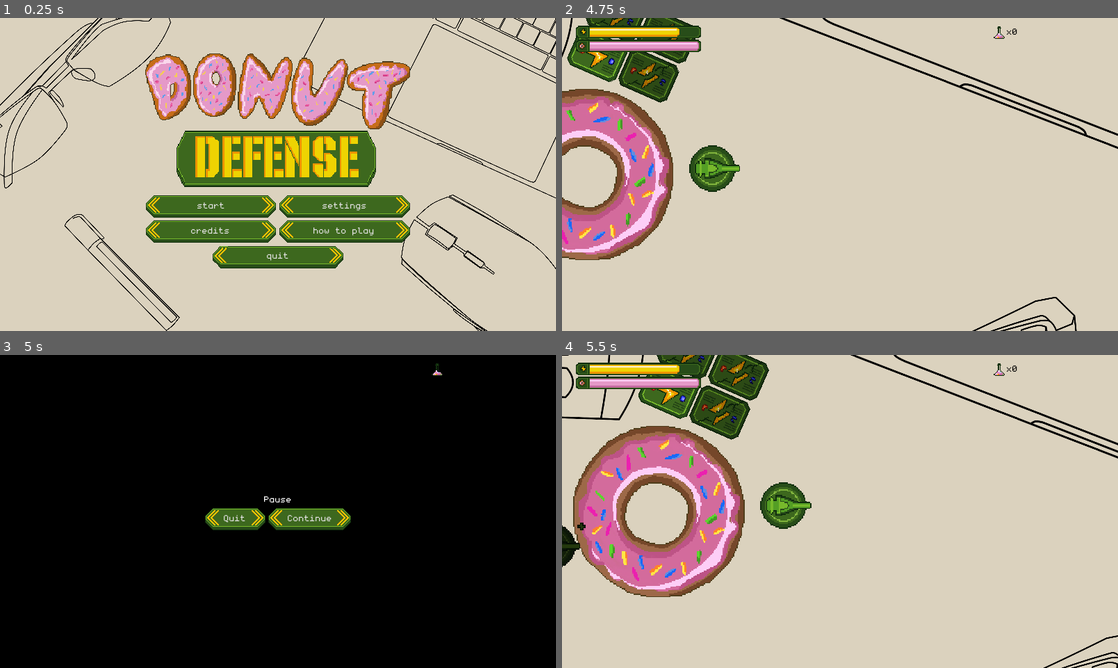
Above: before the commit, frames 1-4 (two rows, left to right).
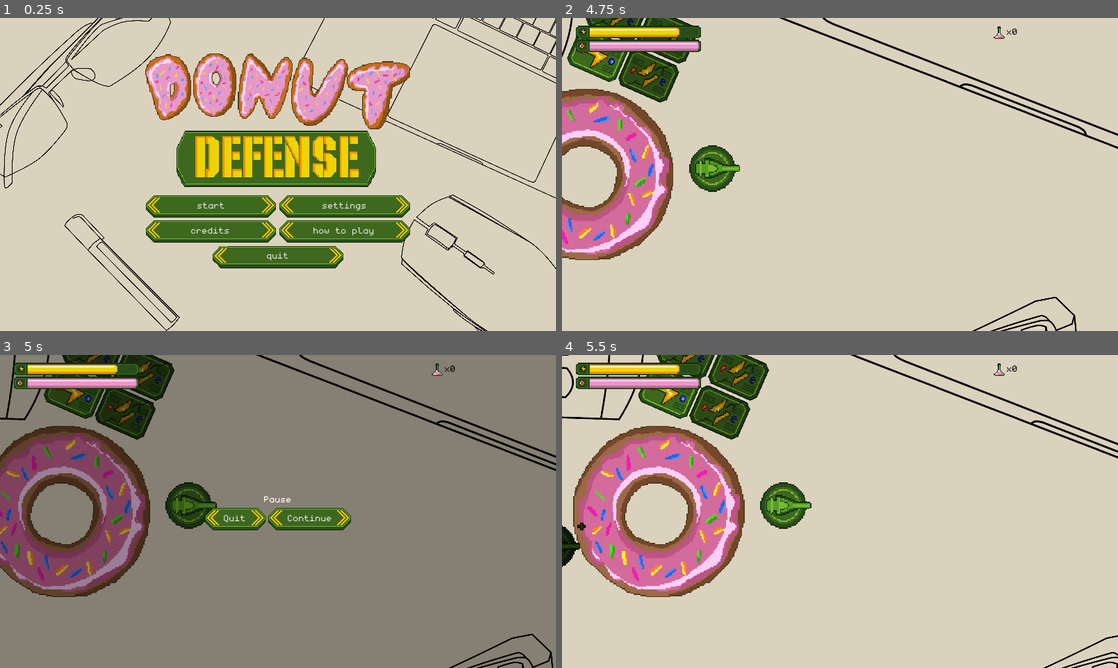
Above: after the commit, the same moments.

Repository: dmitriy-shmilo/gogodot-2021
Game: Godot game, scene res://title_screen/title_screen.tscn
The game is run twice, just before and just after one commit, with the same random seed, the same clock (stepped at 60 frames per second) and the same inputs. The engine's default icon, where the game draws it, is replaced by a stand-in: a white triangle on a blue panel in a dark square. Sound files missing from this copy of the repository are replaced by a short silence.
Inputs (mouse positions are in pixels of both pictures, inside the frame that each line leads up to):
- Up to frame 1 (0.25 s): no input
- Up to frame 2 (4.75 s): click "start" at 0.5 s; tap Enter at 1.25 s; move the mouse to (934, 171) at 1.27 s; hold D (right) 1.28-2.03 s; hold Mouse wheel up (zoom_in) 1.28-2.03 s; click (934, 171) at 1.42 s; move the mouse to (578, 208) at 2.02 s; hold S (down) 2.03-2.78 s; tap Mouse wheel down (zoom_out) at 2.1, 3.6 s; click (578, 208) at 2.17 s; move the mouse to (662, 252) at 2.77 s; hold D (right) 2.78-3.53 s; hold Mouse wheel up (zoom_in) 2.78-3.53 s; click (662, 252) at 2.92 s; move the mouse to (1084, 30) at 3.52 s; hold W (up) 3.53-4.28 s; click (1084, 30) at 3.67 s; move the mouse to (1006, 221) at 4.27 s; hold A (left) from 4.28 s (still down); hold Mouse wheel up (zoom_in) from 4.28 s (still down)
- Up to frame 3 (5 s): keep holding A (left); keep holding Mouse wheel up (zoom_in); tap Escape (system_pause) at 4.9 s
- Up to frame 4 (5.5 s): release A (left) at 5 s; release Mouse wheel up (zoom_in) at 5 s; click "Continue" at 5 s

Frames 1-2 are identical in both runs. In frame 3, 97% of the frame differs, in the area x 0-100%, y 0-100%; in frame 4, nothing differs.

Commit message:
Game soundtrack. Update credits.

Diff:
--- a/src/game_screen/game_screen.gd
+++ b/src/game_screen/game_screen.gd
@@ -1,24 +1,37 @@
 extends Node2D
+
+const SOUNDTRACK_STREAMS = [
+	preload("res://assets/music1.mp3"),
+	preload("res://assets/music2.mp3"),
+	preload("res://assets/music3.mp3")
+]
+const PAUSE_VOLUME_MOD = -15.0
 
 export(int) var current_level_index = 0
 
 onready var _pause_container: ColorRect = $"Gui/CanvasLayer/PauseContainer"
 onready var _camera_body: KinematicBody2D = $"Camera"
 onready var _gui: Gui = $"Gui"
+onready var _soundtrack_player: AudioStreamPlayer = $"SoundtrackPlayer"
 
+var _current_soundtrack = 0
 var _levels = [
 	preload("res://game_screen/levels/level0.tscn"),
 ]
 var _current_level: Level = null
 
 func _ready() -> void:
+	MenuMusic.stop()
 	_load_level(current_level_index)
+	_soundtrack_player.stream = SOUNDTRACK_STREAMS[_current_soundtrack]
+	_soundtrack_player.play()
 
 
 func _unhandled_input(event) -> void:
 	if event.is_action_pressed("system_pause"):
 		get_tree().paused = true
 		_pause_container.visible = true
+		_set_soundtrack_volume(PAUSE_VOLUME_MOD)
 		return
 
 
@@ -35,6 +48,13 @@
 	_err = _current_level.connect("score_changed", self, "_level_score_changed")
 	_err = _current_level.connect("health_changed", self, "_level_health_changed")
 	_current_level.setup()
+
+
+func _set_soundtrack_volume(volume: float) -> void:
+	var position = _soundtrack_player.get_playback_position()
+	_soundtrack_player.stop()
+	_soundtrack_player.volume_db = volume
+	_soundtrack_player.play(position)
 
 
 func _level_energy_changed(_level, current_energy, total_energy):
@@ -57,4 +77,10 @@
 
 func _on_ContinueButton_pressed():
 	_pause_container.visible = false
+	_set_soundtrack_volume(0.0)
 	get_tree().paused = false
+
+
+func _on_SoundtrackPlayer_finished() -> void:
+	_current_soundtrack = (_current_soundtrack + 1) % SOUNDTRACK_STREAMS.size()
+	_soundtrack_player.play(SOUNDTRACK_STREAMS[_current_soundtrack])
--- a/src/game_screen/game_screen.tscn
+++ b/src/game_screen/game_screen.tscn
@@ -22,36 +22,12 @@
 
 [node name="CanvasLayer" type="CanvasLayer" parent="Gui"]
 
-[node name="EnergyBar" type="ProgressBar" parent="Gui/CanvasLayer"]
-margin_left = 32.0
-margin_top = 8.0
-margin_right = 160.0
-margin_bottom = 24.0
-theme = ExtResource( 3 )
-value = 50.0
-percent_visible = false
-__meta__ = {
-"_edit_use_anchors_": false
-}
-
-[node name="HealthBar" type="ProgressBar" parent="Gui/CanvasLayer"]
-margin_left = 32.0
-margin_top = 23.7855
-margin_right = 160.0
-margin_bottom = 39.7855
-theme = ExtResource( 7 )
-value = 50.0
-percent_visible = false
-__meta__ = {
-"_edit_use_anchors_": false
-}
-
 [node name="PauseContainer" type="ColorRect" parent="Gui/CanvasLayer"]
 visible = false
 anchor_right = 1.0
 anchor_bottom = 1.0
 theme = ExtResource( 2 )
-color = Color( 0, 0, 0, 1 )
+color = Color( 0, 0, 0, 0.392157 )
 __meta__ = {
 "_edit_use_anchors_": false
 }
@@ -96,6 +72,30 @@
 margin_bottom = 20.0
 text = "Continue"
 
+[node name="EnergyBar" type="ProgressBar" parent="Gui/CanvasLayer"]
+margin_left = 32.0
+margin_top = 8.0
+margin_right = 160.0
+margin_bottom = 24.0
+theme = ExtResource( 3 )
+value = 50.0
+percent_visible = false
+__meta__ = {
+"_edit_use_anchors_": false
+}
+
+[node name="HealthBar" type="ProgressBar" parent="Gui/CanvasLayer"]
+margin_left = 32.0
+margin_top = 23.7855
+margin_right = 160.0
+margin_bottom = 39.7855
+theme = ExtResource( 7 )
+value = 50.0
+percent_visible = false
+__meta__ = {
+"_edit_use_anchors_": false
+}
+
 [node name="ScoreLabel" type="Label" parent="Gui/CanvasLayer"]
 modulate = Color( 0, 0, 0, 1 )
 anchor_left = 1.0
@@ -132,8 +132,10 @@
 [node name="CollisionShape2D" type="CollisionShape2D" parent="Camera"]
 shape = SubResource( 1 )
 
-[node name="AudioStreamPlayer" type="AudioStreamPlayer" parent="."]
+[node name="SoundtrackPlayer" type="AudioStreamPlayer" parent="."]
+pause_mode = 2
 bus = "Music"
 
 [connection signal="pressed" from="Gui/CanvasLayer/PauseContainer/VBoxContainer/HBoxContainer/QuitButton" to="." method="_on_QuitButton_pressed"]
 [connection signal="pressed" from="Gui/CanvasLayer/PauseContainer/VBoxContainer/HBoxContainer/ContinueButton" to="." method="_on_ContinueButton_pressed"]
+[connection signal="finished" from="SoundtrackPlayer" to="." method="_on_SoundtrackPlayer_finished"]
Not shown, added: src/assets/music1.mp3.import
Not shown, added: src/assets/music2.mp3.import
Not shown, added: src/assets/music3.mp3.import
Not shown, changed: README.md
Not shown, added: src/assets/music1.mp3
Not shown, added: src/assets/music2.mp3
Not shown, added: src/assets/music3.mp3
